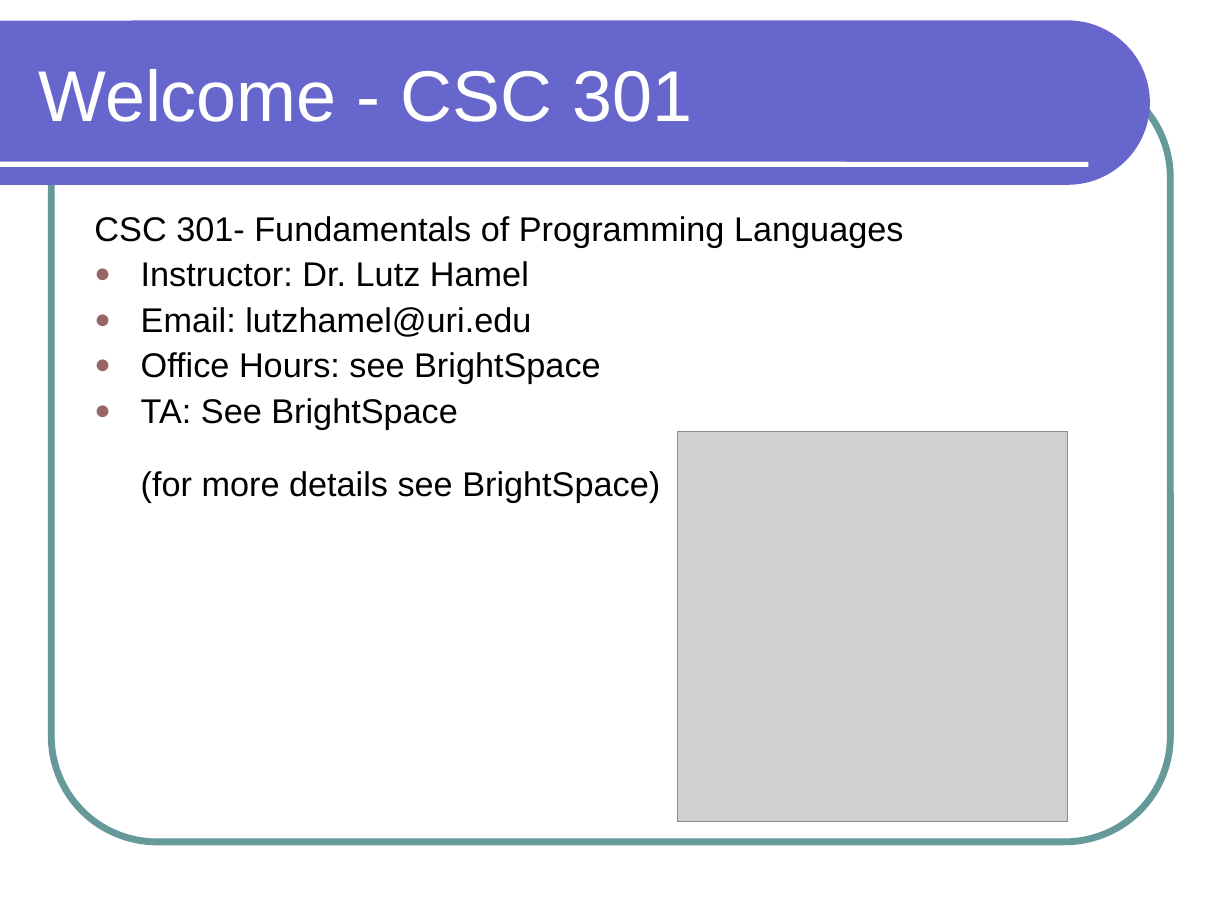
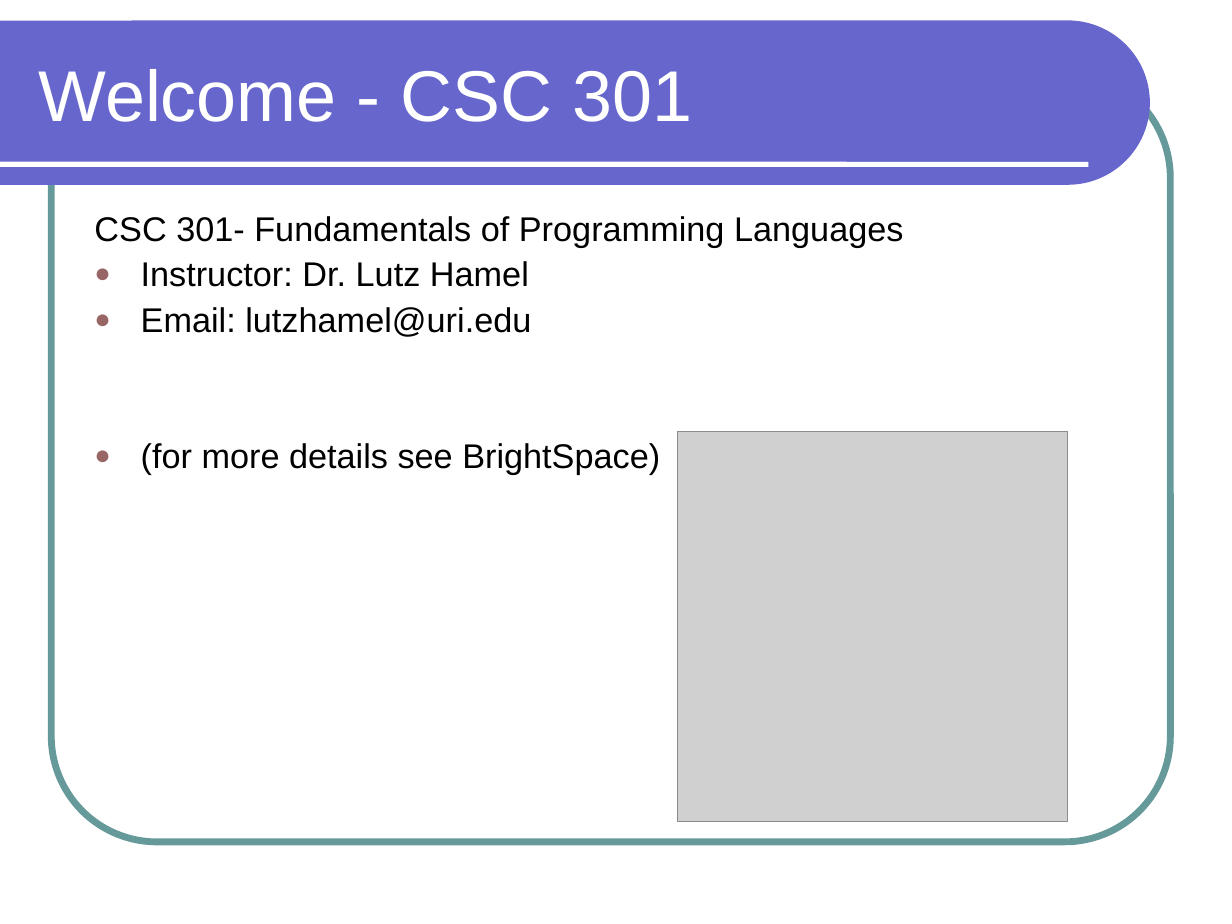
Before and after one commit to lutzhamel/CSC301, a slide deck: slide 1 of notes/csc301-ln001.ppt. Drawn at 1232x924 pixels with LibreOffice and Linux fonts; fonts in the diff are those of the drawing; grey boxes stand for pictures. Boxes give left, top, right and bottom in pixels: in the first picture for what was removed or moved away, otherwise in the second. Text is boxed around its words. In the diff, an @@ line names an element or a change of style, - is before the commit and + after.

```diff
--- a/notes/csc301-ln001.ppt
+++ b/notes/csc301-ln001.ppt
@@ text at [141,443,660,475]: text changed @@
-● Office Hours: see BrightSpace
-● TA: See BrightSpace
-  (for more details see BrightSpace)
+● (for more details see BrightSpace)
```
Also in this commit, not shown: 1 other file.
